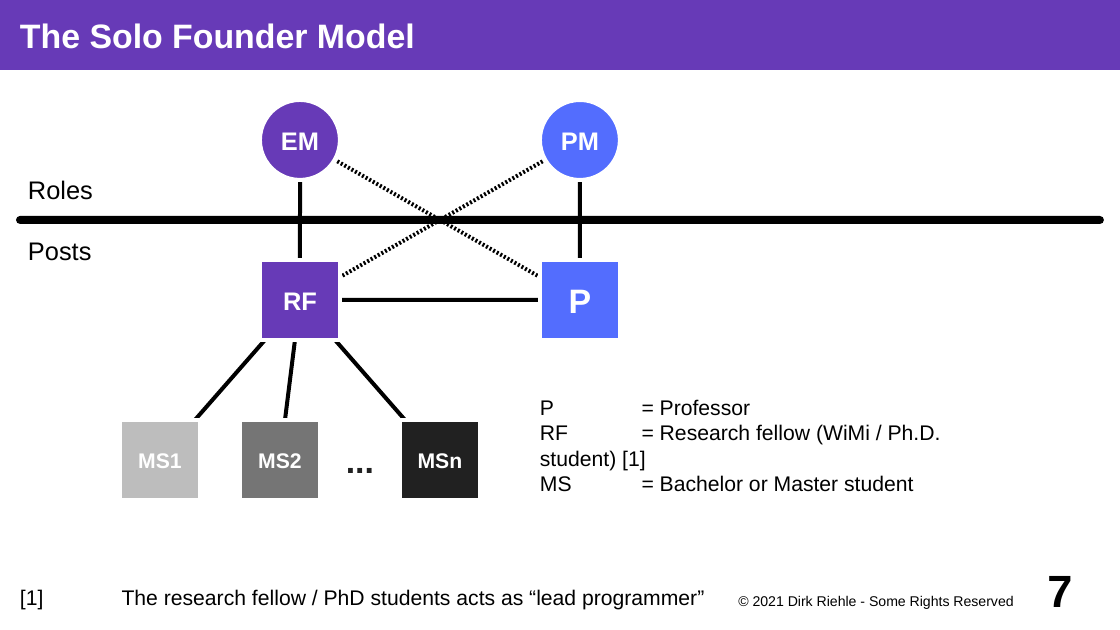
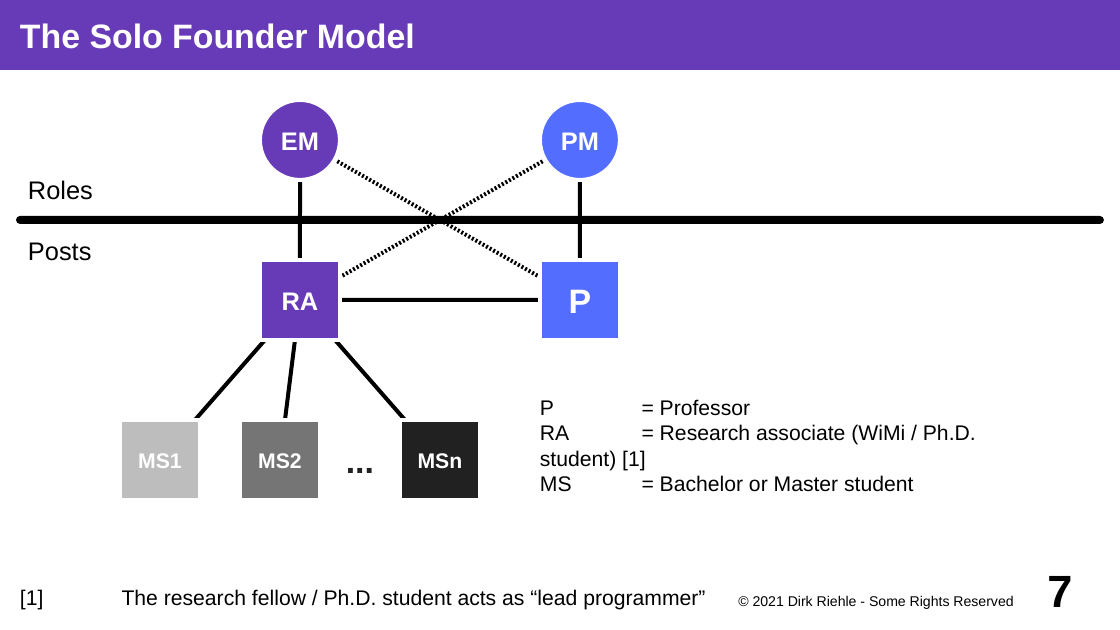
Before and after one commit to dirkriehle/coss-course, a slide deck: slide 7 of Lecture slides/COSS D02 - Research and Startup.odp. Drawn at 1120x630 pixels with LibreOffice and Linux fonts; fonts in the diff are those of the drawing. Boxes give left, top, right and bottom in pixels: in the first picture for what was removed or moved away, otherwise in the second. Text is boxed around its words. In the diff, an @@ line names an element or a change of style, - is before the commit and + after.

Commit message:
Updated D02 on lead programmer model and illustration

```diff
--- a/Lecture slides/COSS D02 - Research and Startup.odp
+++ b/Lecture slides/COSS D02 - Research and Startup.odp
@@ text in rectangle at bbox=[282, 292, 319, 310]: text changed @@
-RF
+RA
@@ text at bbox=[540, 424, 976, 471]: text changed @@
-RF = Research fellow (WiMi / Ph.D. student) [1]
+RA = Research associate (WiMi / Ph.D. student) [1]
@@ text at bbox=[20, 589, 705, 610]: text changed @@
-[1] The research fellow / PhD students acts as “lead programmer”
+[1] The research fellow / Ph.D. student acts as “lead programmer”
```
Also in this commit, not shown: 8 other slides changed, 7 slides added, 2 other files.
